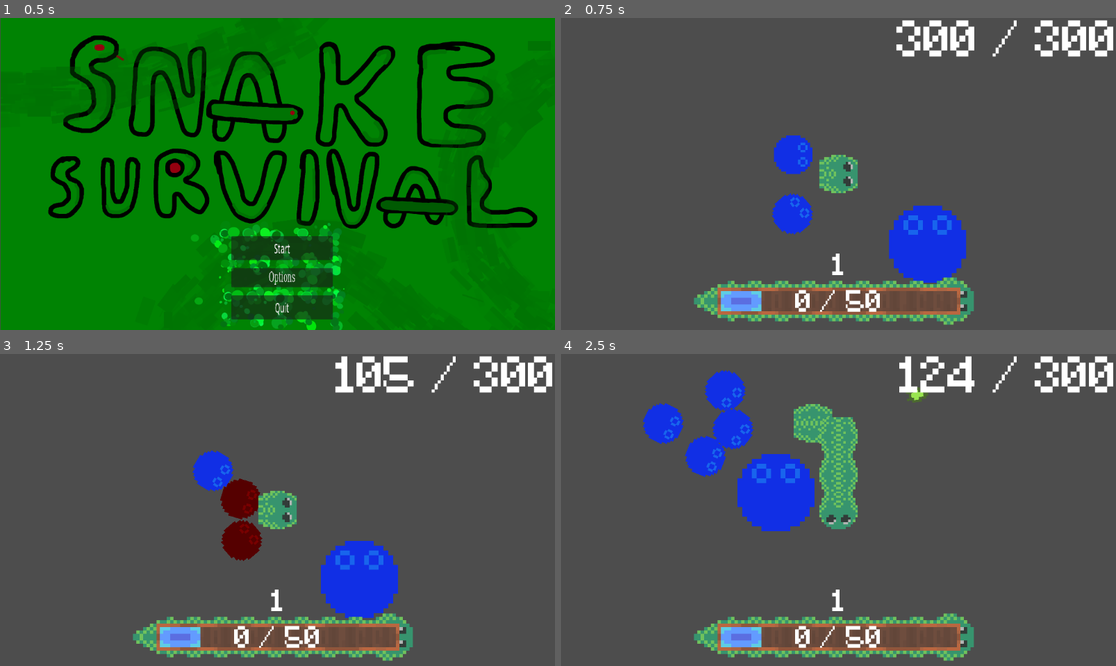
Above: before the commit, frames 1-4 (two rows, left to right).
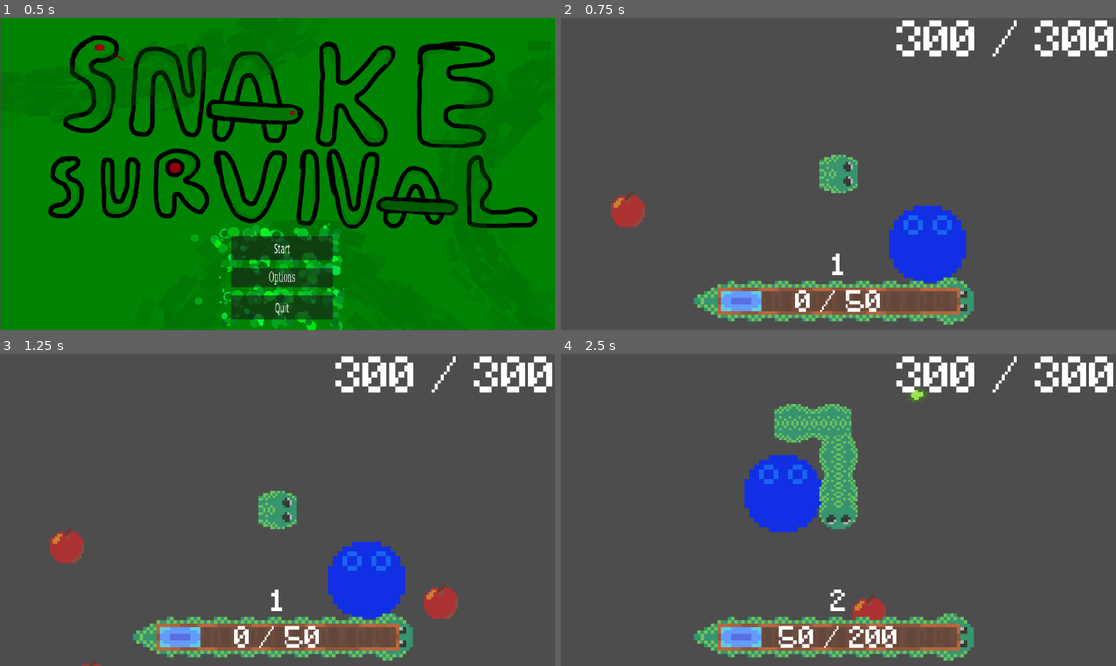
Above: after the commit, the same moments.

Repository: EdWinMaster0/ProjectSnake
Game: Godot game, scene res://scenes/Menu.tscn
Two runs of this game, one before a commit and one after it. Both use one fixed random seed, a clock stepped at 60 frames per second and the inputs below.
Inputs (mouse positions are in pixels of both pictures, inside the frame that each line leads up to):
- Up to frame 1 (0.5 s): no input
- Up to frame 2 (0.75 s): click "Start" at 0.5 s
- Up to frame 3 (1.25 s): no input
- Up to frame 4 (2.5 s): move the mouse to (960, 494) at 1.27 s; hold D (Right) 1.28-2.03 s; tap Space (Action) at 1.35, 2.1 s; move the mouse to (727, 525) at 2.02 s; hold S (Down) from 2.03 s (still down)

Frame 1 is identical in both runs. In frame 2, 2.0% of the frame differs, in the area x 9-46%, y 37-70%; in frame 3, 5.2%; in frame 4, 7.4%, in the area x 14-95%, y 0-95%.

Commit message:
Add files via upload
gameplay exists

Diff:
--- a/snake-survivors/scenes/Exp.tscn
+++ b/snake-survivors/scenes/Exp.tscn
@@ -7,7 +7,6 @@
 radius = 40.7922
 
 [node name="Exp" type="Area2D"]
-collision_layer = 0
 script = ExtResource("1_ua11o")
 
 [node name="CollisionShape2D" type="CollisionShape2D" parent="."]
@@ -21,3 +20,4 @@
 frame = 3
 
 [connection signal="area_entered" from="." to="." method="_on_area_entered"]
+[connection signal="body_entered" from="." to="." method="_on_body_entered"]
--- a/snake-survivors/scenes/enemy.gd
+++ b/snake-survivors/scenes/enemy.gd
@@ -1,6 +1,7 @@
 extends CharacterBody2D
 
 @export var speed = 100
+@export var health = 100
 var player_position
 var target_position
 var damage = 100
--- a/snake-survivors/scenes/exp_get.gd
+++ b/snake-survivors/scenes/exp_get.gd
@@ -5,10 +5,11 @@
 func _ready() -> void:
 	pass
 
-func _on_area_entered(area: Area2D) -> void:
-	GlobalVariables.exp += exp_amount
-	while GlobalVariables.exp >= GlobalVariables.exp_cap:
-		GlobalVariables.exp -= GlobalVariables.exp_cap
-		GlobalVariables.level += 1
-		GlobalVariables.exp_cap = pow(GlobalVariables.level, 2) * 50
-	queue_free()
+func _on_body_entered(body: Node2D) -> void:
+	if body.name == "Player":
+		GlobalVariables.exp += exp_amount
+		while GlobalVariables.exp >= GlobalVariables.exp_cap:
+			GlobalVariables.exp -= GlobalVariables.exp_cap
+			GlobalVariables.level += 1
+			GlobalVariables.exp_cap = pow(GlobalVariables.level, 2) * 50
+		queue_free()
--- a/snake-survivors/scenes/main_map_1.gd
+++ b/snake-survivors/scenes/main_map_1.gd
@@ -20,8 +20,16 @@
 	if randf_range(0, 100) < enemy_spawn_rate and enemies.size() <= max_enemy_count:
 		var e = enemy_scene.instantiate()
 		enemies.append(e)
+		var r = randf_range(0.5, 2)
+		e.health *= r
+		e.scale *= r
 		call_deferred("add_child", e)
-		e.position = Vector2(randf_range(-100, 100), randf_range(-100, 100))
+		e.position = Vector2(randf_range(-1000, 1000), randf_range(-1000, 1000))
+	if randf_range(0, 100) < exp_spawn_rate and exps.size() <= max_exp_count:
+		var x = exp_scene.instantiate()
+		exps.append(x)
+		call_deferred("add_child", x)
+		x.position = Vector2(randf_range(-500, 500), randf_range(-500, 500))
 	if GlobalVariables.health <= 0:
 		get_tree().change_scene_to_file("res://scenes/Death.tscn")
 	elif  GlobalVariables.health < GlobalVariables.max_health:
@@ -30,3 +38,6 @@
 			counter = 0
 		else:
 			counter +=1
+	for i in range(exps.size()-1):
+		if !is_instance_valid(exps[i]):
+			exps.remove_at(i)
